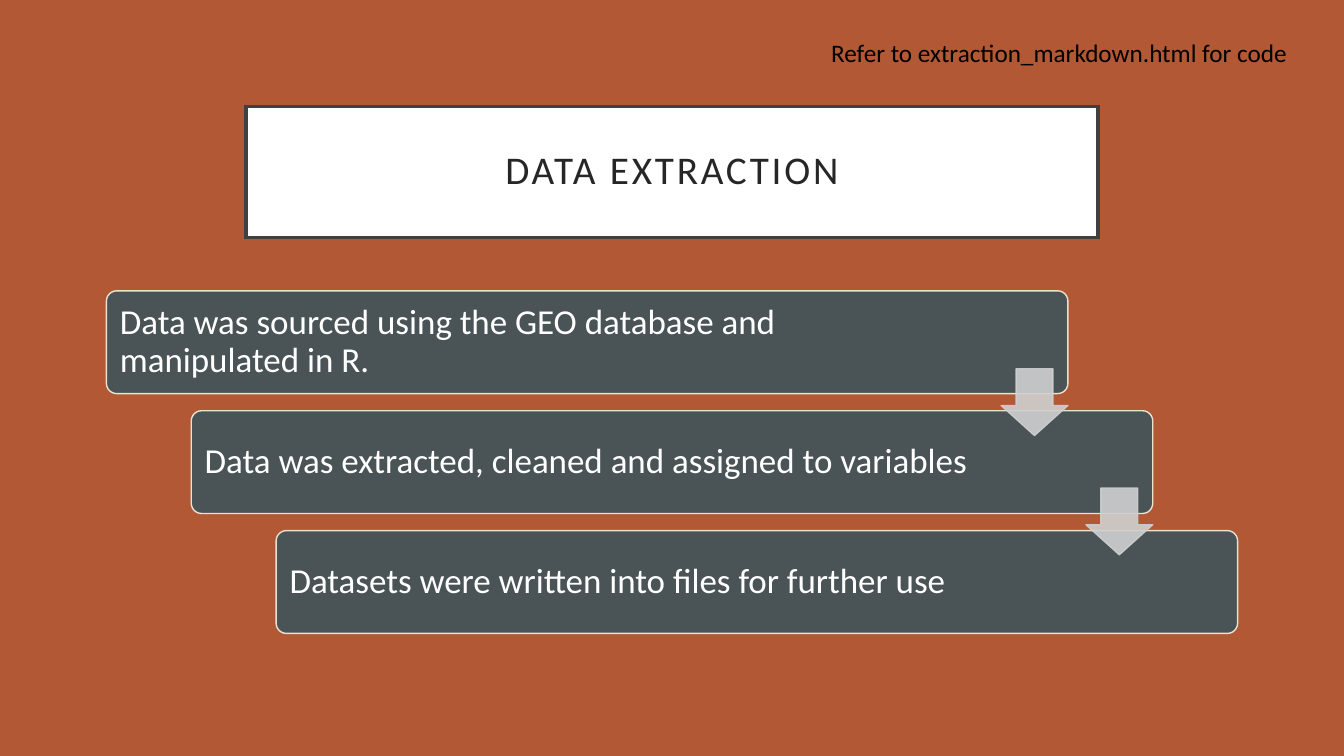
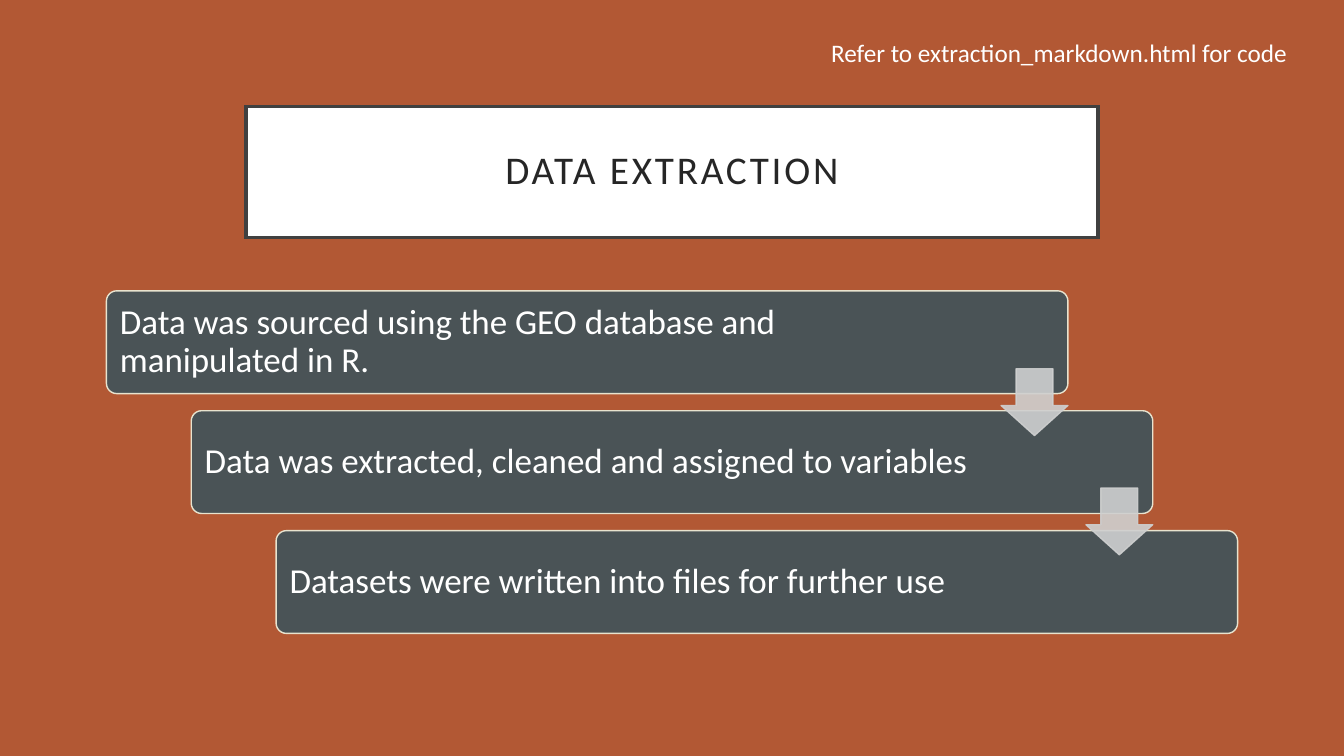
Before and after one commit to justjooz/research-experience, a slide deck: slide 7 of RE Presentation v2.pptx. Drawn at 1344x756 pixels with LibreOffice and Linux fonts; fonts in the diff are those of the drawing. Boxes give left, top, right and bottom in pixels: in the first picture for what was removed or moved away, otherwise in the second. Text is boxed around its words. In the diff, an @@ line names an element or a change of style, - is before the commit and + after.

```diff
--- a/RE Presentation v2.pptx
+++ b/RE Presentation v2.pptx
@@ text "Refer to extraction_markdown.html for code" at bbox=[831, 44, 1286, 66]: text colour #000000 to #FFFFFF @@
```
Also in this commit, not shown: 2 other slides changed.
